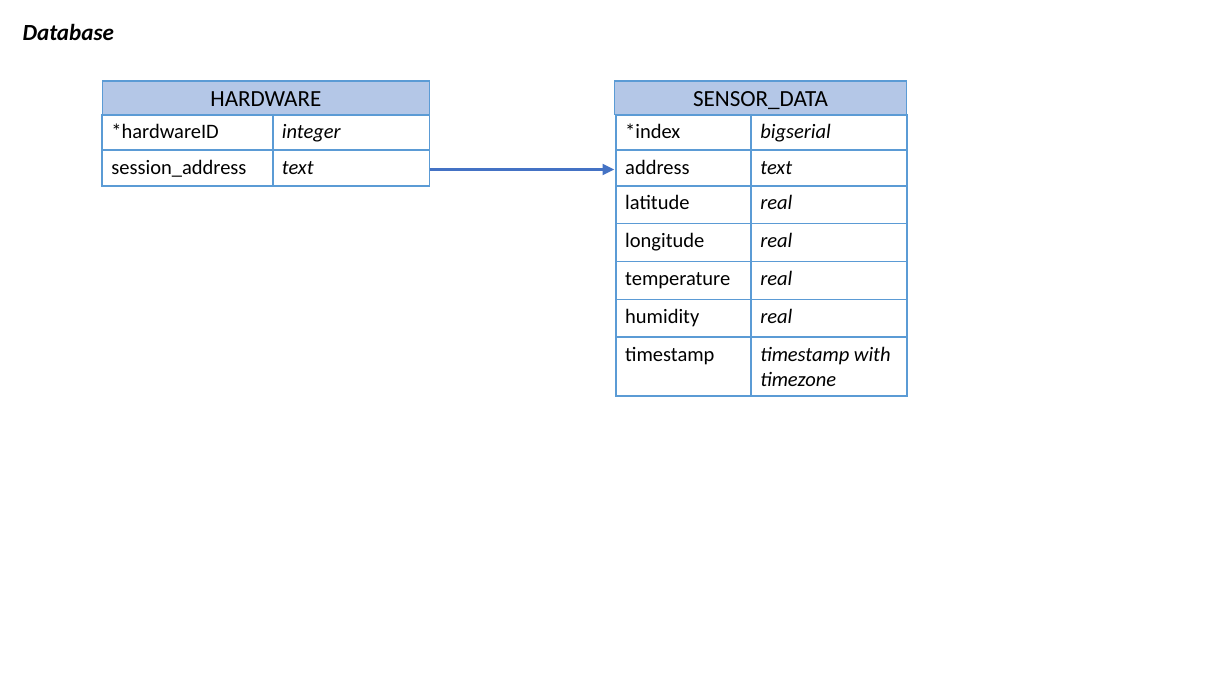
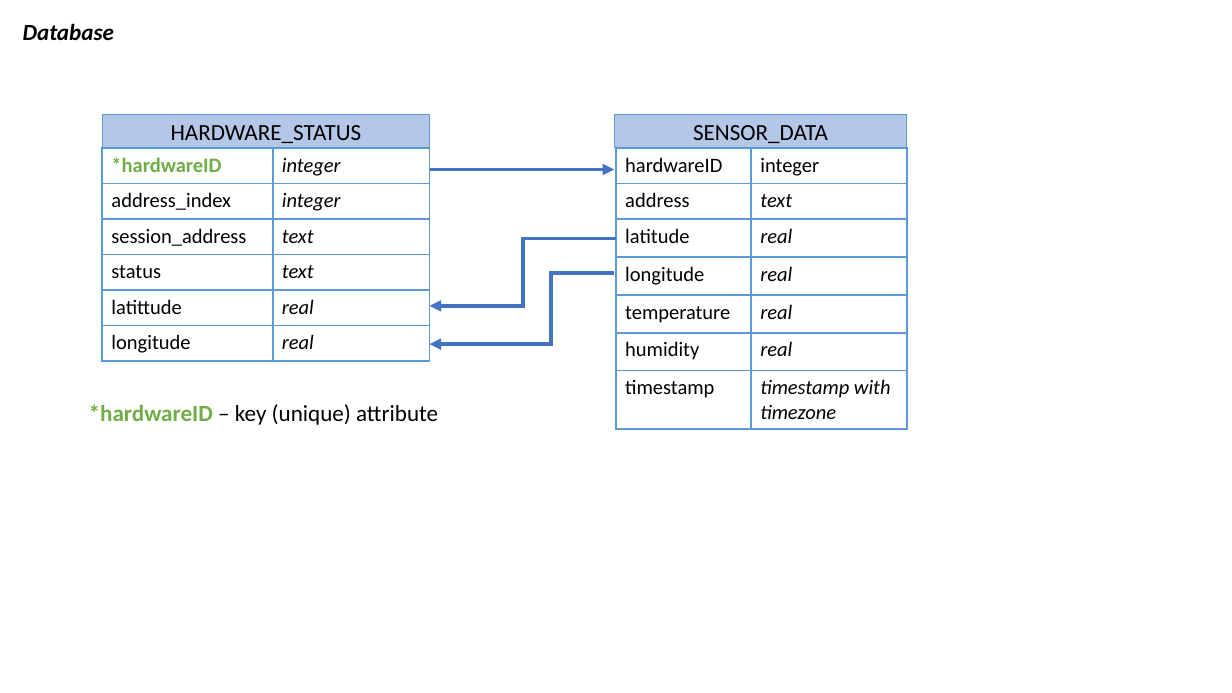
Before and after one commit to yenthusiastic/arp_b, a slide deck: slide 5 of misc/Concept.pptx. Drawn at 1232x693 pixels with LibreOffice and Linux fonts; fonts in the diff are those of the drawing. Boxes give left, top, right and bottom in pixels: in the first picture for what was removed or moved away, otherwise in the second. Text is boxed around its words. In the diff, an @@ line names an element or a change of style, - is before the commit and + after.

```diff
--- a/misc/Concept.pptx
+++ b/misc/Concept.pptx
@@ 2 rectangles, 1 table: place and size @@
-2 rectangles, 1 table at box(103, 81, 908, 396)
+2 rectangles, 1 table at box(103, 115, 908, 429)
@@ table at box(103, 148, 430, 361) @@
+row 2: address_index | integer
+row 4: status | text
+row 5: latittude | real
+row 6: longitude | real
@@ table: place and size @@
-table at box(103, 115, 430, 186)
+table at box(103, 148, 430, 361)
@@ text in rectangle at box(171, 125, 362, 143): text changed @@
-HARDWARE
+HARDWARE_STATUS
@@ table at box(616, 148, 907, 429) @@
-row 1, column 1: *index
+row 1, column 1: hardwareID
-row 1, column 2: bigserial
+row 1, column 2: integer
@@ elbow arrow added from (616, 238) to (430, 306), #4472C4 3 pt @@
@@ elbow arrow added from (615, 274) to (430, 344), #4472C4 3 pt @@
@@ text added at box(89, 404, 438, 425), 18 pt, text #000000 @@
+*hardwareID – key (unique) attribute
```
Also in this commit, not shown: 1 slide removed, 7 other files.
